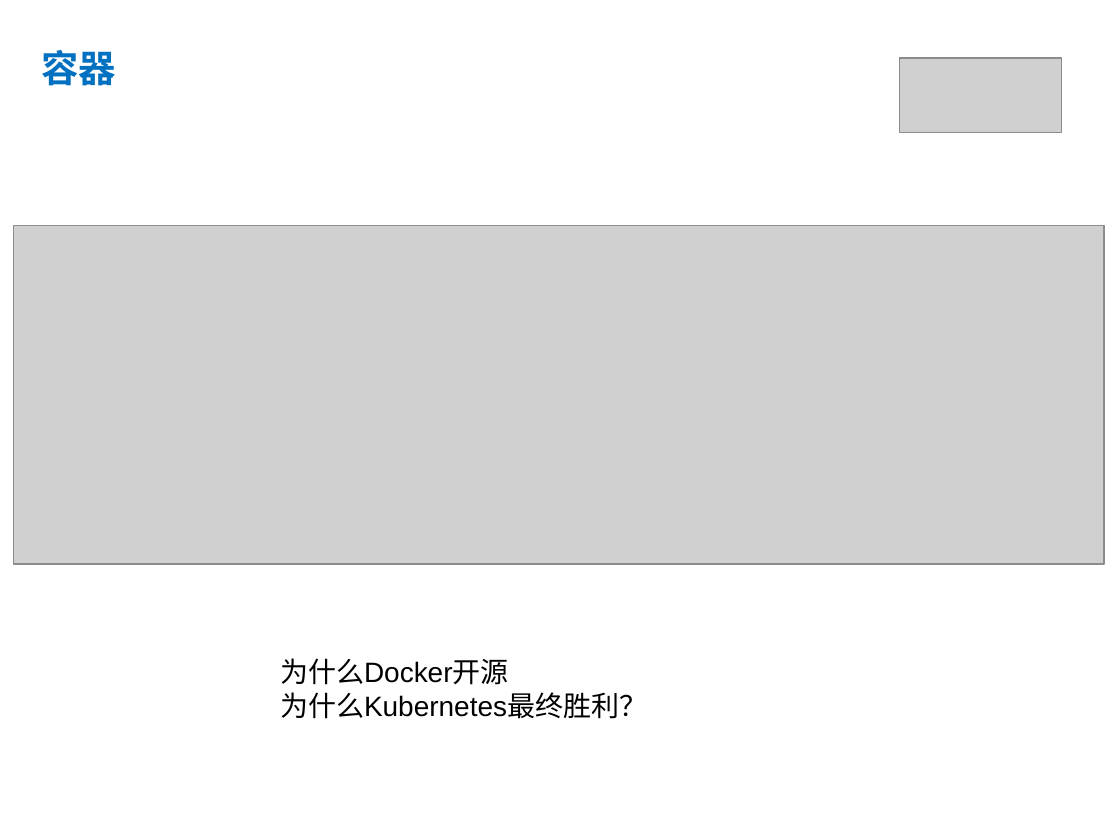
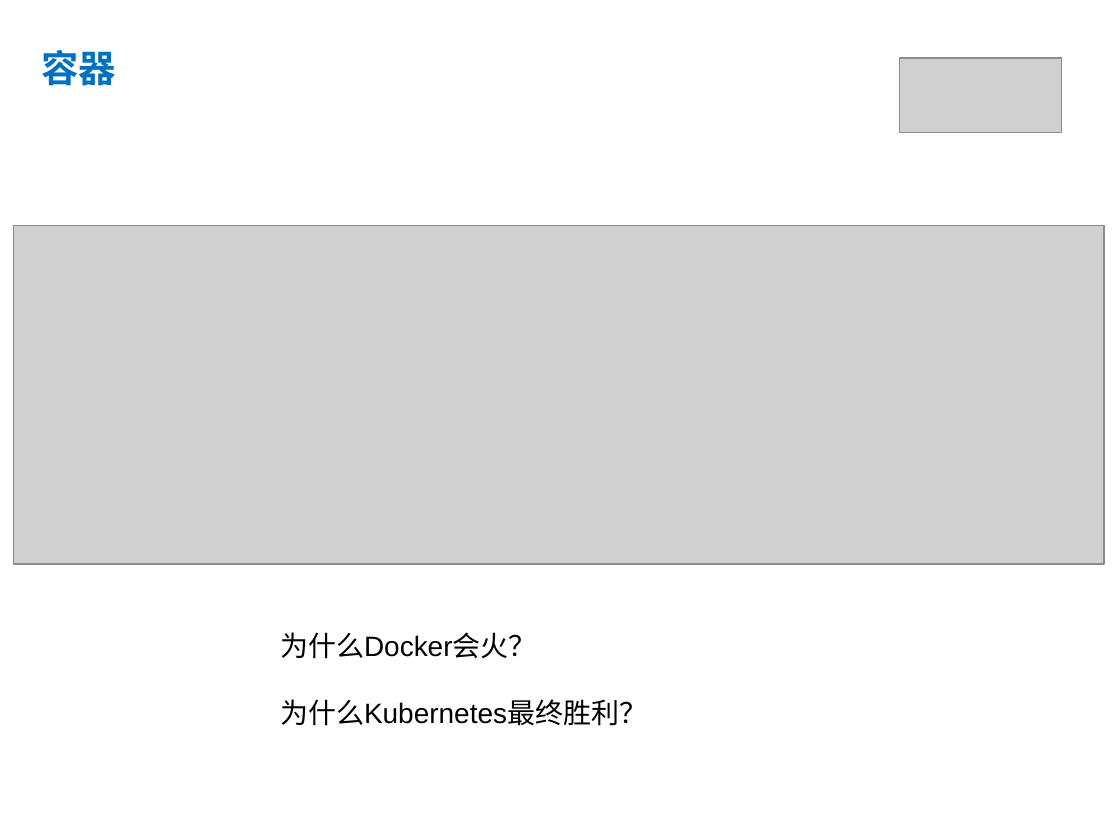
Before and after one commit to yubowen0525/k8s_from_basic_to_advanced, a slide deck: slide 6 of lession1/kubernetes第一课.pptx. Drawn at 1120x840 pixels with LibreOffice and Linux fonts; fonts in the diff are those of the drawing; grey boxes stand for pictures. Boxes give left, top, right and bottom in pixels: in the first picture for what was removed or moved away, otherwise in the second. Text is boxed around its words. In the diff, an @@ line names an element or a change of style, - is before the commit and + after.

```diff
--- a/lession1/kubernetes第一课.pptx
+++ b/lession1/kubernetes第一课.pptx
@@ text "为什么Docker会火？": place and size @@
-text "为什么Docker会火？" at (280, 658, 647, 719)
+text "为什么Docker会火？" at (280, 632, 647, 726)
@@ text at (280, 632, 537, 659): text changed @@
-为什么Docker开源
+为什么Docker会火？
```
Also in this commit, not shown: 1 other slide changed, 3 other files.
